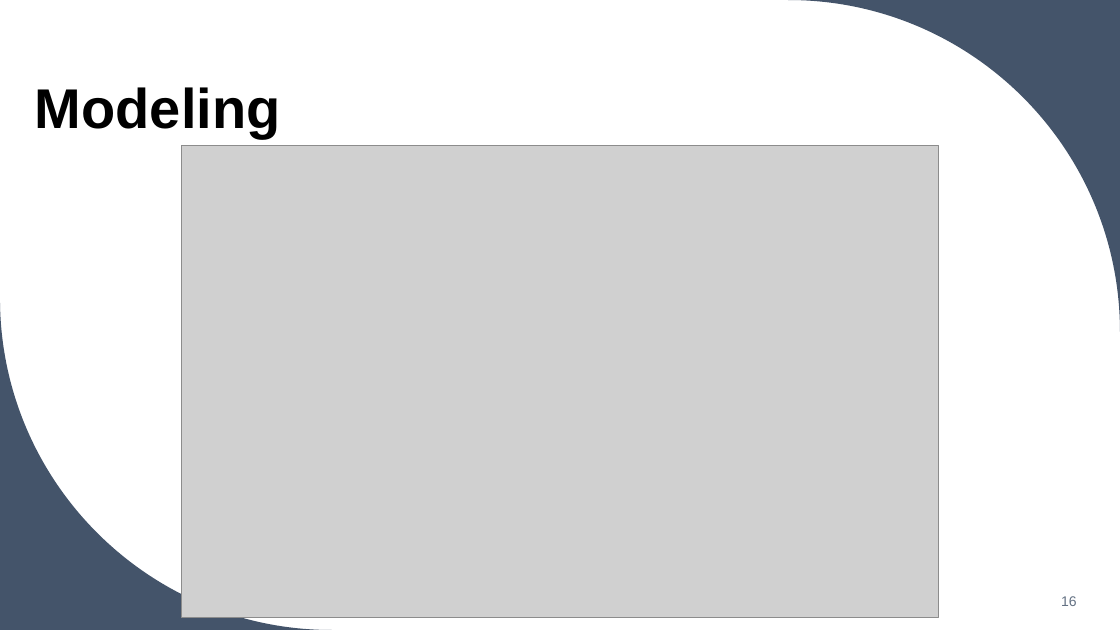
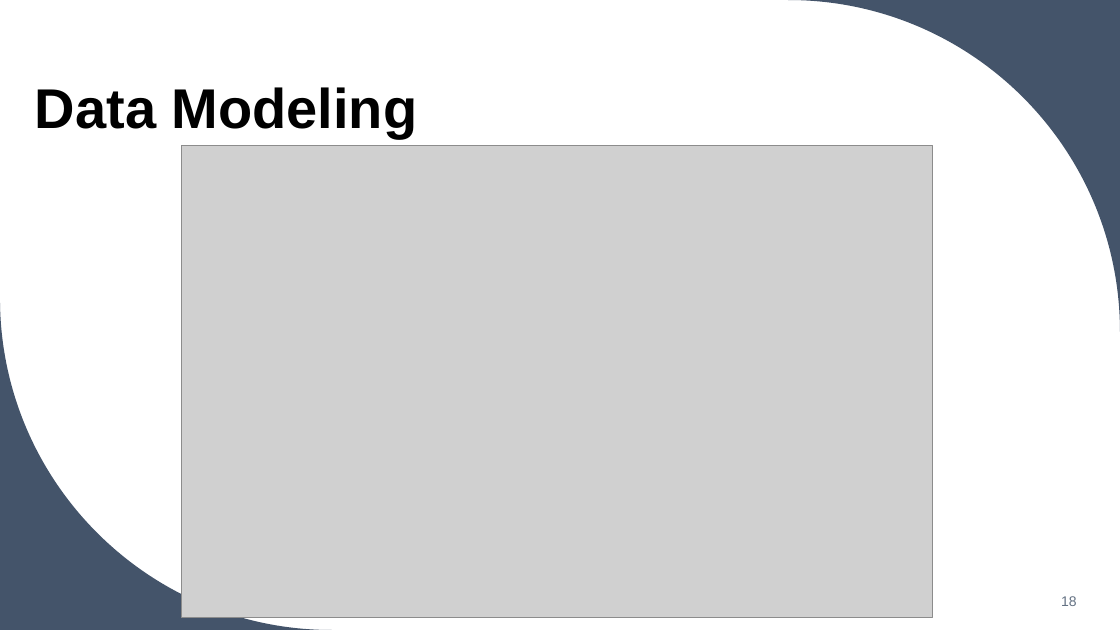
Before and after one commit to Fatmakaram97/Zep-task, a slide deck: slide 18 of Mental classes presentation.pptx (slide 16 before the commit). Drawn at 1120x630 pixels with LibreOffice and Linux fonts; fonts in the diff are those of the drawing; grey boxes stand for pictures. Boxes give left, top, right and bottom in pixels: in the first picture for what was removed or moved away, otherwise in the second. Text is boxed around its words. In the diff, an @@ line names an element or a change of style, - is before the commit and + after.

```diff
--- a/Mental classes presentation.pptx
+++ b/Mental classes presentation.pptx
@@ title at box(35, 87, 417, 138): text changed @@
-Modeling
+Data Modeling
@@ picture: place and size @@
-picture at box(181, 145, 939, 618)
+picture at box(181, 145, 933, 618)
```
Also in this commit, not shown: 5 other slides changed, 17 slides added, 16 slides removed, 2 other files.
